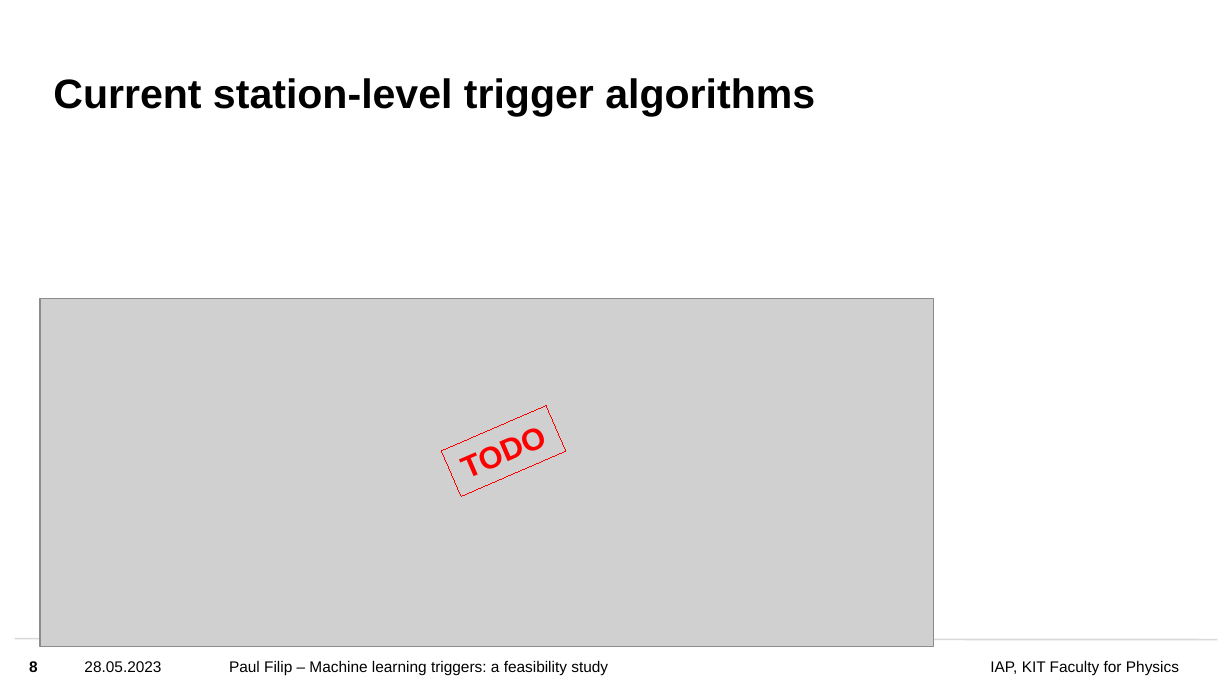
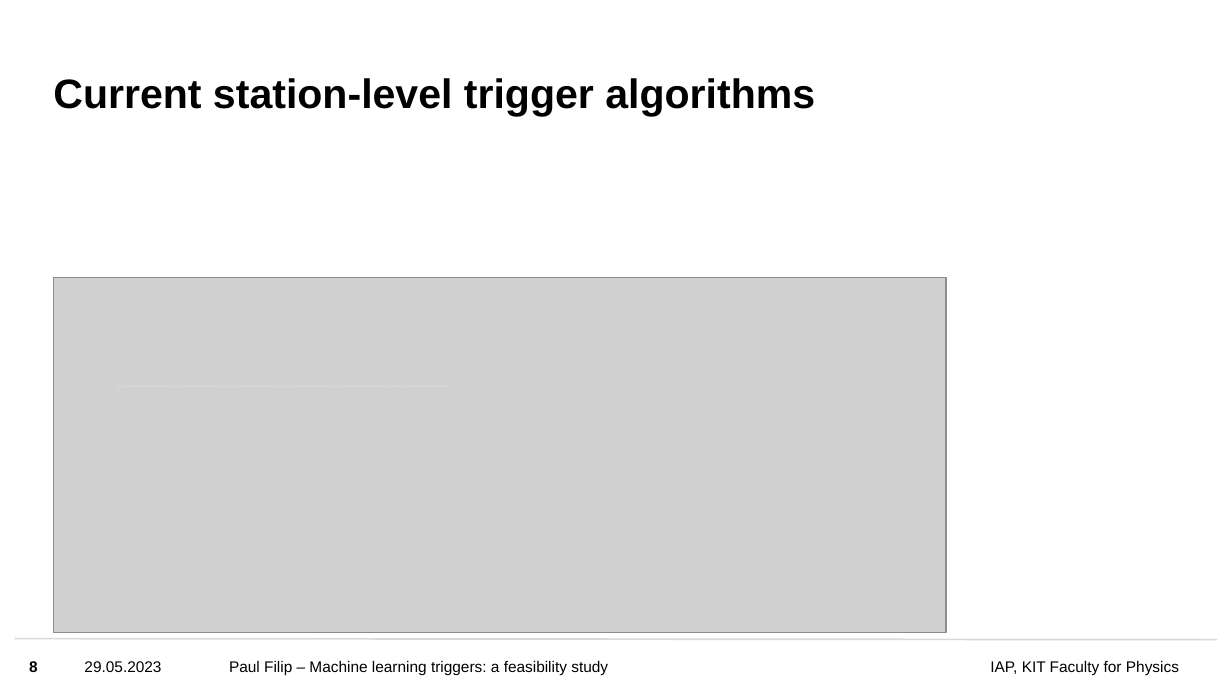
Before and after one commit to Quizznor/master-thesis, a slide deck: slide 8 of thesis/progress_updates/heu_seminar/heu_seminar.pptx. Drawn at 1232x693 pixels with LibreOffice and Linux fonts; fonts in the diff are those of the drawing; grey boxes stand for pictures; background and template pictures are left out. Boxes give left, top, right and bottom in pixels: in the first picture for what was removed or moved away, otherwise in the second. Text is boxed around its words. In the diff, an @@ line names an element or a change of style, - is before the commit and + after.

```diff
--- a/thesis/progress_updates/heu_seminar/heu_seminar.pptx
+++ b/thesis/progress_updates/heu_seminar/heu_seminar.pptx
@@ picture: place and size @@
-picture at <box>41,298,934,647</box>
+picture at <box>53,277,946,632</box>
@@ rectangle removed at <box>441,406,566,496</box> @@
-TODO
@@ text at <box>84,661,161,672</box>: text changed @@
-28.05.2023
+29.05.2023
```
Also in this commit, not shown: 37 other slides changed, 1 slide added.
